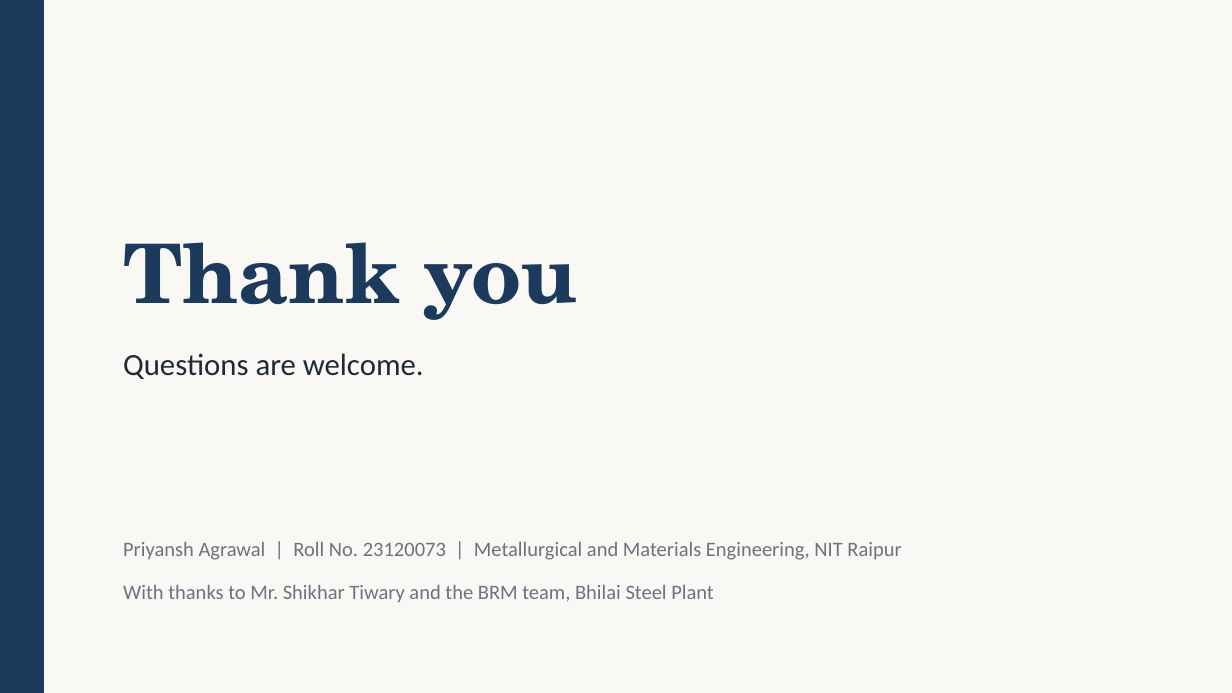
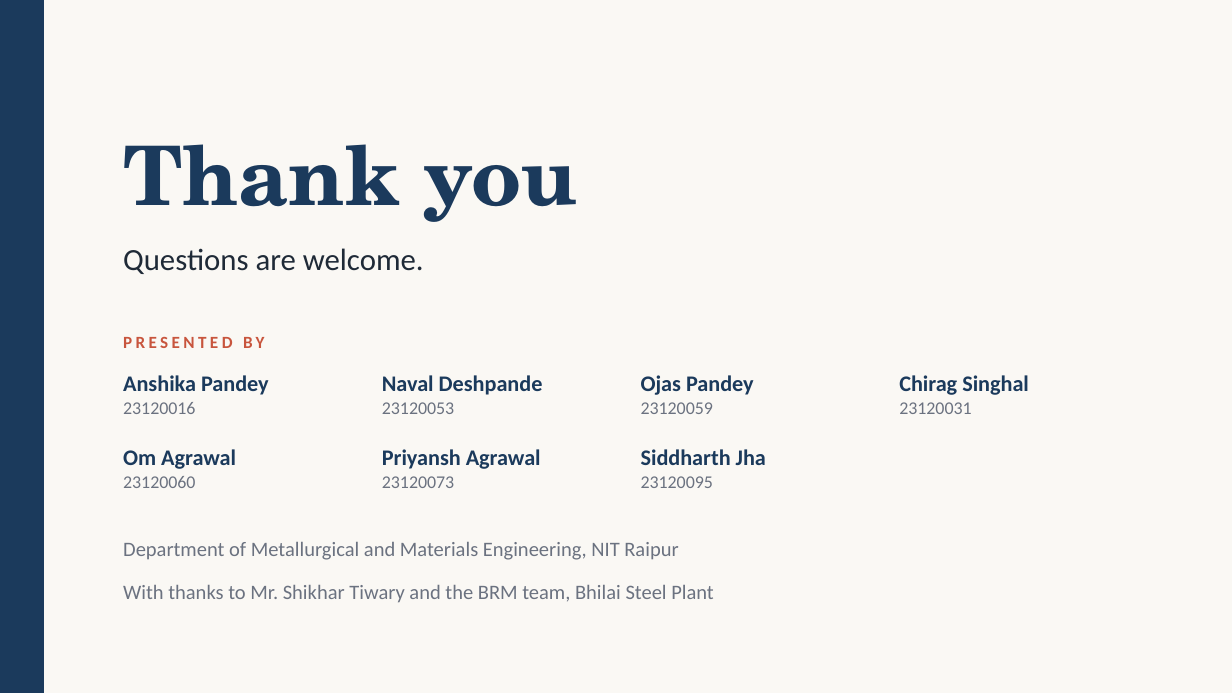
Before and after one commit to siddharthjhajee/Steel-Industry, a slide deck: slide 20 of final_20_slides.pptx. Drawn at 1232x693 pixels with LibreOffice and Linux fonts; fonts in the diff are those of the drawing. Boxes give left, top, right and bottom in pixels: in the first picture for what was removed or moved away, otherwise in the second. Text is boxed around its words. In the diff, an @@ line names an element or a change of style, - is before the commit and + after.

Commit message:
List all seven presenters on the thank-you slide

```diff
--- a/final_20_slides.pptx
+++ b/final_20_slides.pptx
@@ text "Thank you": place and size @@
-text "Thank you" at [123,242,577,320]
+text "Thank you" at [123,144,577,222]
@@ text "Questions are welcome.": place and size @@
-text "Questions are welcome." at [123,353,424,379]
+text "Questions are welcome." at [123,248,424,274]
@@ text added at [123,337,264,348], 10 pt, text #C8553D, bold @@
+PRESENTED BY
@@ text added at [123,375,269,414], 13 pt, text #1B3A5C, bold @@
+Anshika Pandey
+23120016
@@ text added at [382,375,543,414], 13 pt, text #1B3A5C, bold @@
+Naval Deshpande
+23120053
@@ text added at [641,375,754,414], 13 pt, text #1B3A5C, bold @@
+Ojas Pandey
+23120059
@@ text added at [899,375,1029,414], 13 pt, text #1B3A5C, bold @@
+Chirag Singhal
+23120031
@@ text added at [123,449,236,488], 13 pt, text #1B3A5C, bold @@
+Om Agrawal
+23120060
@@ text added at [382,449,541,488], 13 pt, text #1B3A5C, bold @@
+Priyansh Agrawal
+23120073
@@ text added at [641,449,766,488], 13 pt, text #1B3A5C, bold @@
+Siddharth Jha
+23120095
@@ text at [123,542,678,560]: text changed @@
-Priyansh Agrawal | Roll No. 23120073 | Metallurgical and Materials Engineering, NIT Raipur
+Department of Metallurgical and Materials Engineering, NIT Raipur
```
